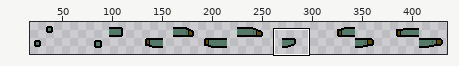
One commit to this sprite sheet: Assets/Sprites/Entities/WalkAtlas.png. The picture above shows the old version from afar; the outline marks the close-up.
Close-up. Before the commit:
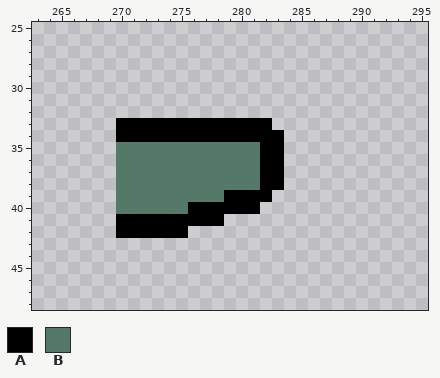
The file is 448x64 pixels. Pixels under 10% opacity are left out. Shown: x 263..295, y 25..48. The old version is drawn lined up with the new one. The wide view leaves out empty margins.
Palette (. is transparent): A #000000  B #557969
Pixels before, first column x 270:
33 AAAAAAAAAAAAA.
34 AAAAAAAAAAAAAA
35 BBBBBBBBBBBBAA
36 BBBBBBBBBBBBAA
37 BBBBBBBBBBBBAA
38 BBBBBBBBBBBBAA
39 BBBBBBBBBAAAA.
40 BBBBBBAAAAAA..
41 AAAAAAAAA.....
42 AAAAAA........
After:
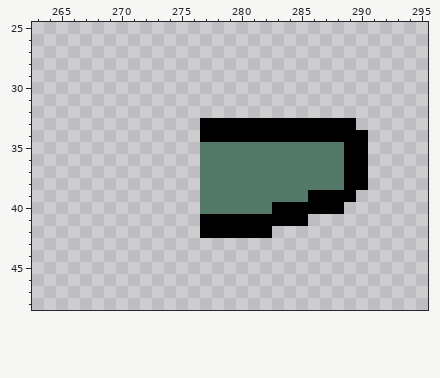
Edits made:
whole drawing moved by +0,+4 (the old picture is shown already moved)
There is now colour A in row 33 at x 283 to 289; in row 34 at x 284 to 290; in rows 35 to 38 at x 289 to 290; in row 39 at x 286 to 289; in row 40 at x 283 to 288; in row 41 at x 279 to 285.
There is now colour A in row 42 at x 277 to 282.
There is now colour B in rows 35 to 38 at x 284 to 288; in row 39 at x 283 to 285; in row 40 at x 282.
The edit turns colour A into colour B in rows 35 to 38 at x 282 to 283; in row 39 at x 279 to 282; in row 40 at x 277 to 281.
The author cleared colour A in rows 33 to 34 at x 270 to 276; in row 40 at x 276; in row 41 at x 270 to 276; in row 42 at x 270 to 275.
The author cleared colour B in rows 35 to 39 at x 270 to 276; in row 40 at x 270 to 275.
Boxes around the changes in both close-ups, in picture pixels (x1, y1, x2, y2):
changed: (116, 118, 368, 238)
